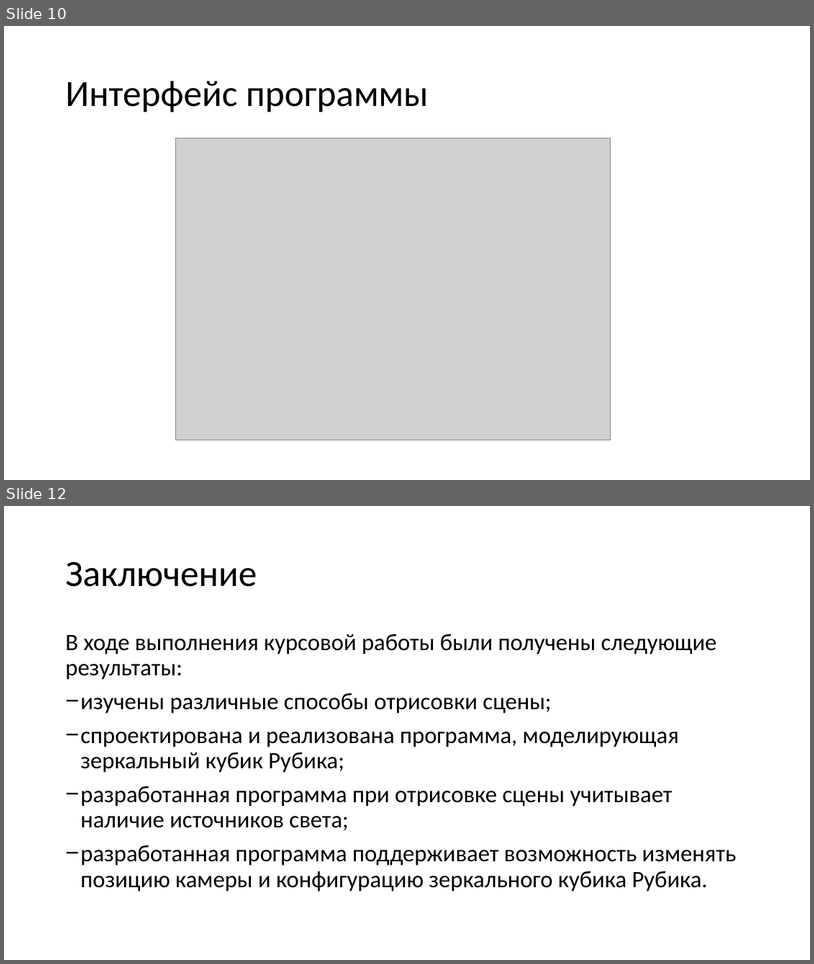
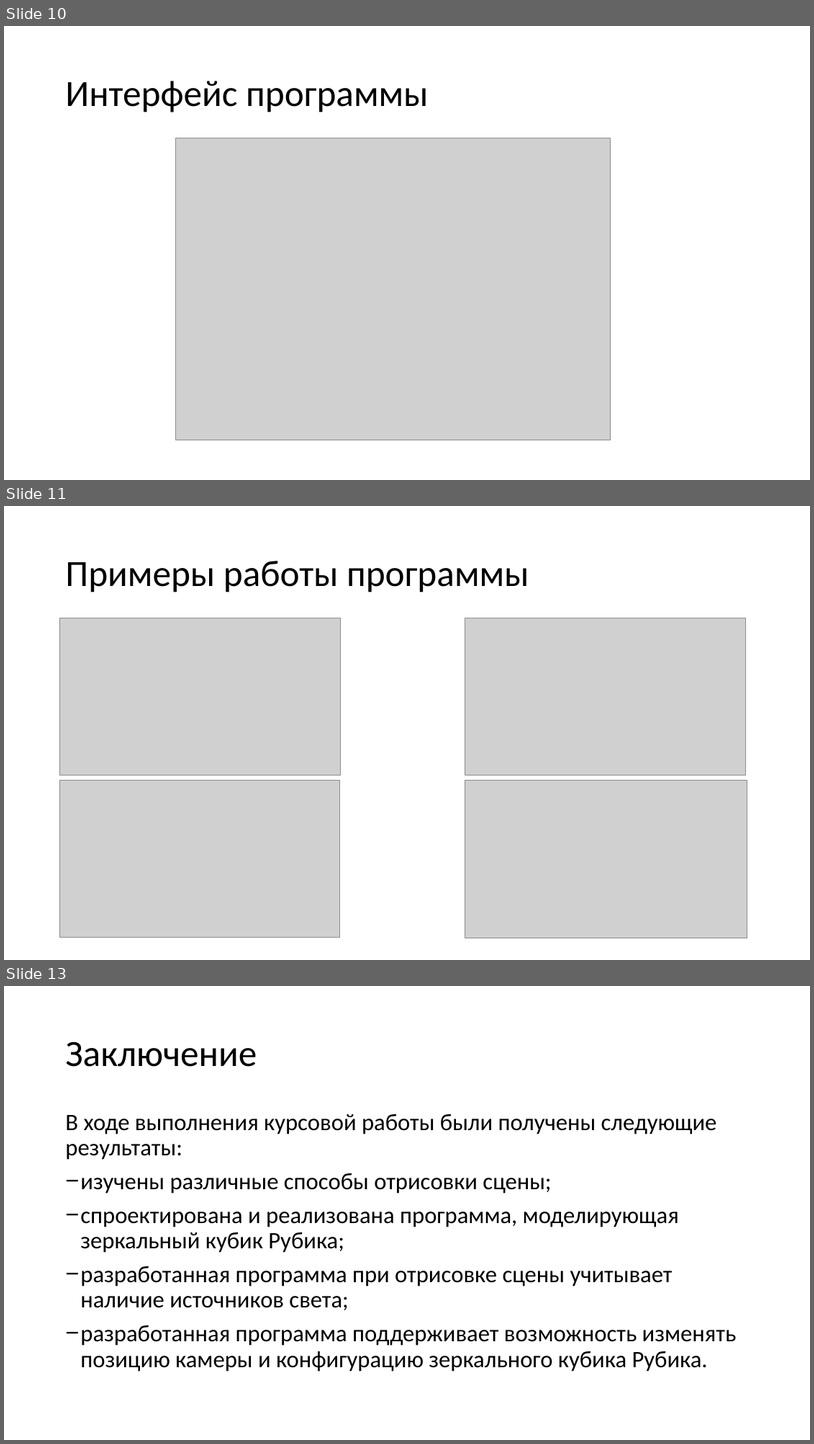
Before and after one commit to TheFunGun36/BMSTU_Practice2, a slide deck: doc/Моделирование зеркального кубика Рубика.pptx. Shown one above the other, each under a label of ours: slides 10 and 12 before the commit, slides 10, 11 and 13 after it; the slides between them are not shown. The pictures are 814x964 and 814x1444 pixels, drawn with LibreOffice and Linux fonts; fonts in the diff are those of the drawing; grey boxes stand for pictures. Boxes give left, top, right and bottom in pixels: in the first picture for what was removed or moved away, otherwise in the second. Text is boxed around its words. In the diff, an @@ line names an element or a change of style, - is before the commit and + after.

```diff
--- a/doc/Моделирование зеркального кубика Рубика.pptx
+++ b/doc/Моделирование зеркального кубика Рубика.pptx
@@ slide 11 added at (x1=4, y1=506, x2=810, y2=960), background #FFFFFF @@
@@ title added at (x1=65, y1=561, x2=529, y2=592), 44 pt, text #000000 @@
+Примеры работы программы
@@ picture added at (x1=59, y1=618, x2=341, y2=775) @@
@@ picture added at (x1=466, y1=618, x2=746, y2=775) @@
@@ picture added at (x1=59, y1=780, x2=340, y2=937) @@
@@ picture added at (x1=466, y1=780, x2=748, y2=938) @@
@@ what was slide 12 is now slide 13 @@
```
Also in this commit, not shown: 1 slide changed, 14 other files.
